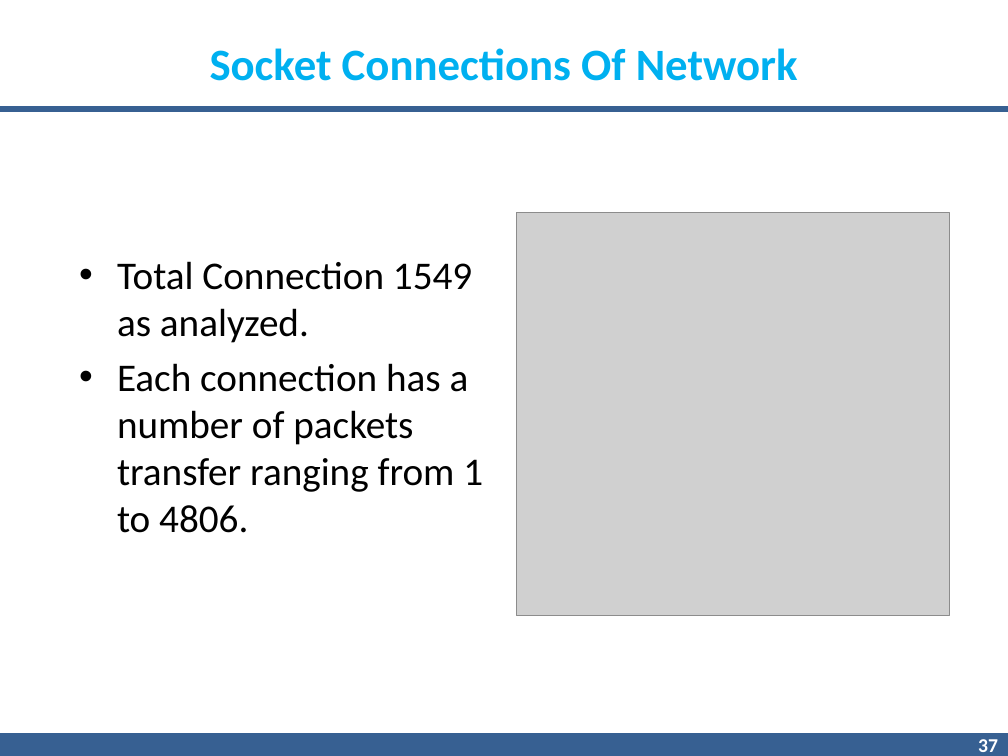
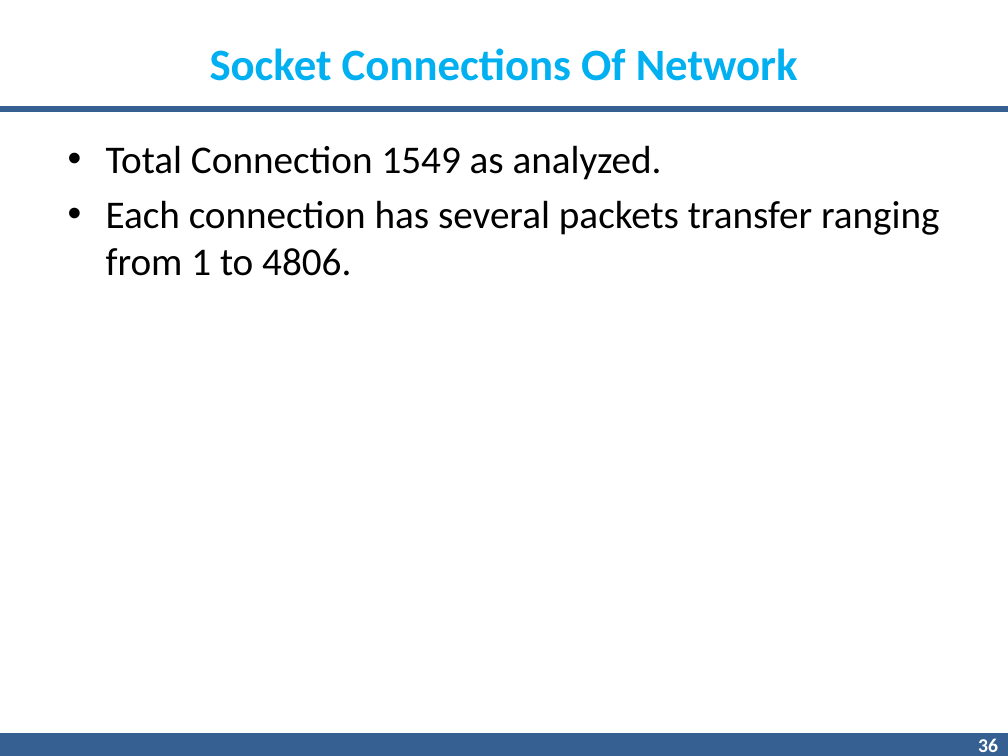
Before and after one commit to gnnain/Pcap_Reader, a slide deck: slide 36 of 7.pptx (slide 37 before the commit). Drawn at 1008x756 pixels with LibreOffice and Linux fonts; fonts in the diff are those of the drawing; grey boxes stand for pictures; background and template pictures are left out. Boxes give left, top, right and bottom in pixels: in the first picture for what was removed or moved away, otherwise in the second. Text is boxed around its words. In the diff, an @@ line names an element or a change of style, - is before the commit and + after.

```diff
--- a/7.pptx
+++ b/7.pptx
@@ text "Total Connection 1549 as analyzed.": place and size @@
-text "Total Connection 1549 as analyzed." at <box>117,261,483,533</box>
+text "Total Connection 1549 as analyzed." at <box>106,145,940,276</box>
@@ text at <box>106,200,940,276</box>: text changed @@
-• Each connection has a number of packets transfer ranging from 1 to 4806.
+• Each connection has several packets transfer ranging from 1 to 4806.
@@ picture removed at <box>516,213,949,616</box> @@
@@ page number at <box>978,738,998,752</box>: text changed @@
-37
+36
```
Also in this commit, not shown: 12 other slides changed, 2 slides added, 2 slides removed.
